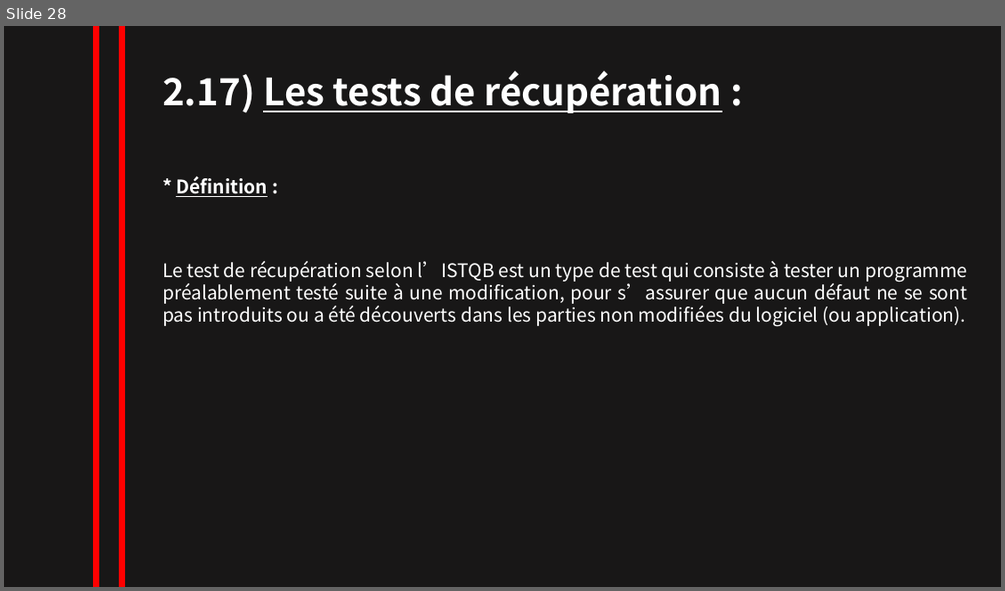
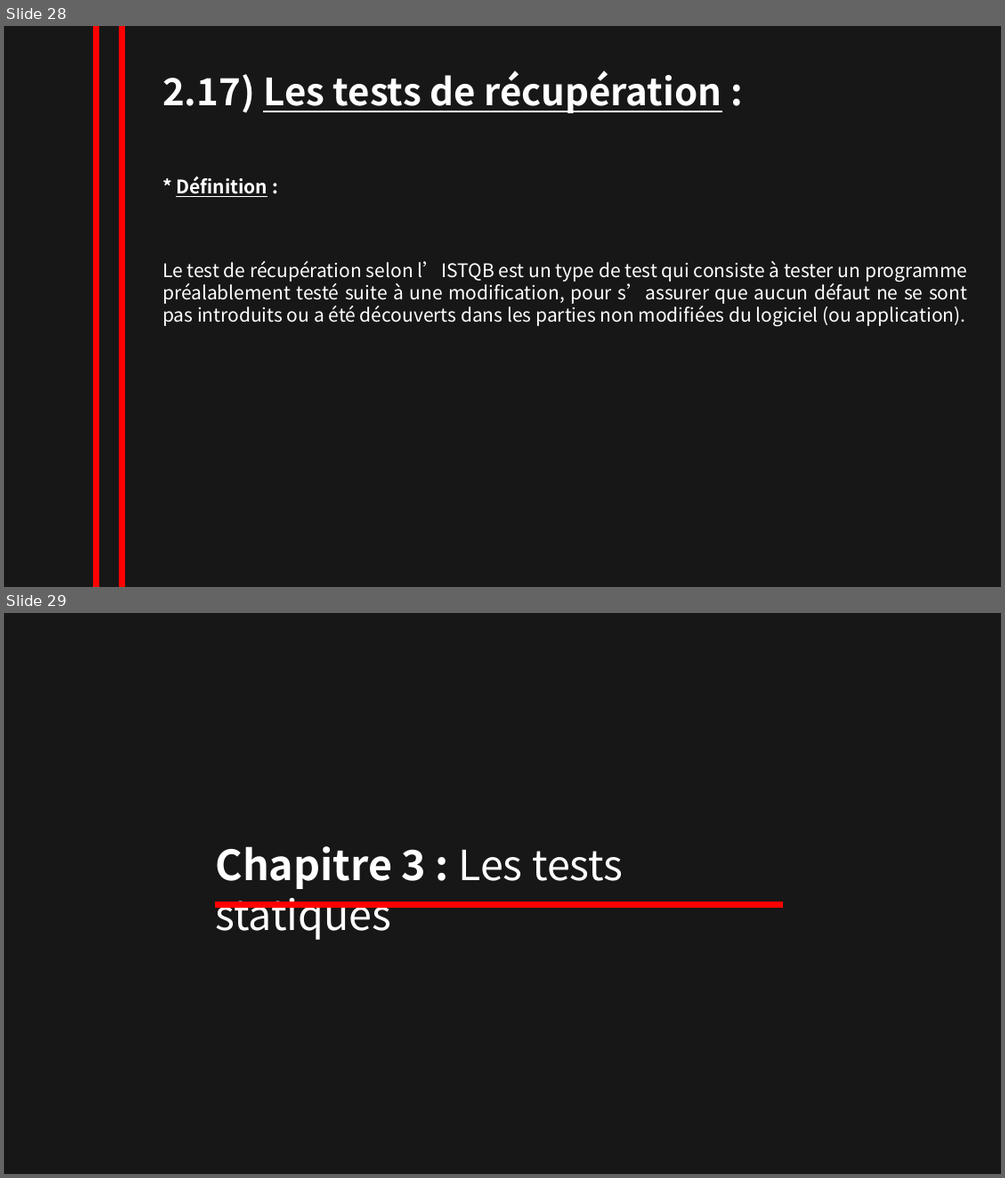
Before and after one commit to NesrineZitouni11/nesrine_zitouni, a slide deck: TRAVAUX/powerpointRevisionISTQB.pptx. Shown one above the other, each under a label of ours: slide 28 before the commit, slides 28 and 29 after it. The pictures are 1005x591 and 1005x1178 pixels, drawn with LibreOffice and Linux fonts; fonts in the diff are those of the drawing. Boxes give left, top, right and bottom in pixels: in the first picture for what was removed or moved away, otherwise in the second. Text is boxed around its words. In the diff, an @@ line names an element or a change of style, - is before the commit and + after.

```diff
--- a/TRAVAUX/powerpointRevisionISTQB.pptx
+++ b/TRAVAUX/powerpointRevisionISTQB.pptx
@@ slide 29 added at (x1=4, y1=613, x2=1001, y2=1174), background #181717 @@
@@ text added at (x1=216, y1=846, x2=623, y2=940), 40 pt, text #FFFFFF @@
+Chapitre 3 : Les tests statiques
@@ line added from (215, 905) to (783, 905), #FF0000 6 pt @@
```
Also in this commit, not shown: 1 slide changed, 2 other slides added, 1 slide removed.
